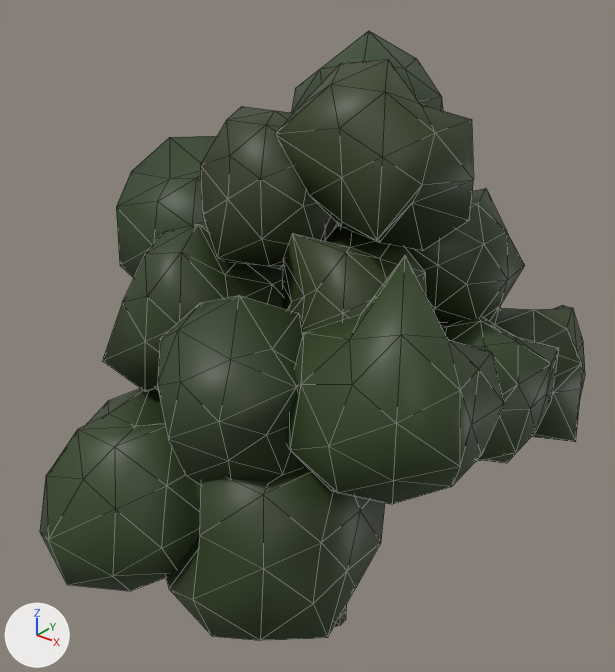
The glTF model Data/Buttertubs/Trees/SM_TreeFar_sycamore_3.glb as it was, and as the next commit left it.
Camera for both pictures: a camera (50 mm lens) standing at (10.21, -13.74, 15.28) and looking at (-0.23, -0.69, 7.2). The lights are fixed; the arrows at lower left show +X, +Y and +Z. The first picture is the older version. Mesh edges are drawn as thin lines. Vertices at exactly the same position are counted once.

In view in the first picture: 'SM_TreeFar_sycamore_3'.
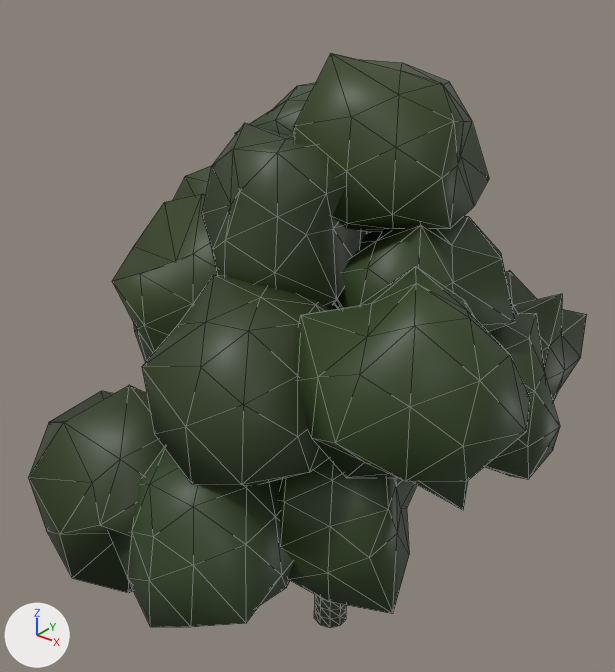
Edits to the bpy script that builds the scene:
```text
Change me_sm_treefar_sycamore_3:
    used by ob_sm_treefar_sycamore_3; location = (0.0, 0.0, 0.0)
    remove me_sm_treefar_sycamore_3.from_pydata(...)  # 1455 vertices, 2727 faces; spans x -5.63..5.49, y -7.01..4.79, z -1.2..13.35
    add me_sm_treefar_sycamore_3.from_pydata(...)  # 1649 vertices, 3102 faces; spans x -5.42..5.87, y -6.7..4.72, z -1.2..13.24
    me_sm_treefar_sycamore_3 part 1: the loose piece of 42 vertices spanning x 1.51..4.75, y -1.35..1.75, z 5.14..8.33 is rebuilt with 42 vertices and now spans x 1.34..5.21, y -1.86..1.8, z 4.75..8.4
    me_sm_treefar_sycamore_3 part 2: the loose piece of 42 vertices spanning x 1.62..5.49, y -5.06..-1.56, z 6.24..10.69 is rebuilt with 42 vertices and now spans x 1.79..5.87, y -5.0..-1.24, z 6.32..10.17
    me_sm_treefar_sycamore_3 part 3: the loose piece of 42 vertices spanning x -0.59..3.31, y -6.14..-1.64, z 2.59..7.07 is rebuilt with 42 vertices and now spans x -1.11..2.88, y -6.56..-3.19, z 3.27..6.87
    me_sm_treefar_sycamore_3 part 4: the loose piece of 42 vertices spanning x -0.18..3.21, y -3.04..0.26, z 7.21..10.35 is rebuilt with 42 vertices and now spans x 0.32..4.26, y -2.2..1.51, z 7.06..10.51
    me_sm_treefar_sycamore_3 part 5: the loose piece of 42 vertices spanning x -1.16..2.71, y -5.76..-1.99, z 5.86..9.52 is rebuilt with 42 vertices and now spans x -0.69..2.99, y -5.57..-1.81, z 5.99..9.59
    me_sm_treefar_sycamore_3 part 6: the loose piece of 42 vertices spanning x 1.88..4.97, y 1.05..4.51, z 4.46..7.65 is rebuilt with 42 vertices and now spans x 1.31..4.22, y 1.16..4.68, z 4.73..8.09
    me_sm_treefar_sycamore_3 part 7: the loose piece of 42 vertices spanning x -0.2..3.47, y -2.63..1.07, z 9.74..13.14 is rebuilt with 42 vertices and now spans x -0.14..3.14, y -1.99..2.13, z 9.53..13.24
    me_sm_treefar_sycamore_3 part 8: the loose piece of 42 vertices spanning x -3.24..0.75, y -7.01..-2.98, z 3.11..7.0 is rebuilt with 42 vertices and now spans x -3.25..0.62, y -6.7..-2.72, z 3.29..7.36
    me_sm_treefar_sycamore_3 part 9: the loose piece of 42 vertices spanning x -1.75..1.78, y -0.72..3.15, z 9.24..13.35 is rebuilt with 42 vertices and now spans x -2.57..0.91, y -0.95..2.71, z 8.96..12.28
    me_sm_treefar_sycamore_3 part 10: the loose piece of 42 vertices spanning x -5.09..-0.68, y -2.4..1.62, z 7.14..10.91 is rebuilt with 42 vertices and now spans x -5.27..-1.26, y -1.12..2.42, z 5.98..10.41
    me_sm_treefar_sycamore_3 part 11: the loose piece of 42 vertices spanning x -2.63..1.0, y -2.98..0.23, z 9.14..12.07 is rebuilt with 42 vertices and now spans x -1.54..1.78, y -3.5..-0.01, z 8.07..11.86
    me_sm_treefar_sycamore_3 part 12: the loose piece of 42 vertices spanning x -3.78..0.25, y -4.31..-0.58, z 6.13..9.94 is rebuilt with 42 vertices and now spans x -3.55..0.1, y -3.91..0.34, z 6.19..10.43
    me_sm_treefar_sycamore_3 part 13: 585 vertices removed from x -3.98..3.43, y -3.05..3.13, z 2.07..10.33; 856 vertices added at x -3.71..4.18, y -4.67..3.47, z 1.49..9.17
    other edits to the shape of me_sm_treefar_sycamore_3 do not show in these pictures
```

Boxes [x1, y1, x2, y2] around the edits, measured in the pictures (615 x 672 px; the box of a moved part takes in the faces that stretch with it):
'SM_TreeFar_sycamore_3', reshaped
    before: [40, 31, 585, 641]
    after: [29, 53, 587, 628]
part 1 of me_sm_treefar_sycamore_3, rebuilt
    before: [440, 316, 559, 463]
    after: [485, 313, 560, 479]
part 2 of me_sm_treefar_sycamore_3, rebuilt (7% wider)
    before: [286, 256, 504, 504]
    after: [297, 266, 530, 510]
part 3 of me_sm_treefar_sycamore_3, rebuilt
    before: [165, 465, 385, 641]
    after: [108, 447, 293, 627]
part 4 of me_sm_treefar_sycamore_3, rebuilt
    before: [282, 224, 426, 332]
    after: [335, 216, 515, 332]
part 5 of me_sm_treefar_sycamore_3, rebuilt
    before: [157, 295, 305, 485]
    after: [142, 275, 338, 486]
part 6 of me_sm_treefar_sycamore_3, rebuilt
    before: [490, 305, 585, 442]
    after: [505, 270, 587, 402]
part 7 of me_sm_treefar_sycamore_3, rebuilt (6% shorter)
    before: [275, 59, 474, 251]
    after: [294, 53, 489, 233]
part 8 of me_sm_treefar_sycamore_3, rebuilt
    before: [40, 388, 201, 591]
    after: [29, 385, 164, 593]
part 9 of me_sm_treefar_sycamore_3, rebuilt
    before: [291, 31, 443, 113]
    after: [235, 82, 370, 233]
part 10 of me_sm_treefar_sycamore_3, rebuilt
    before: [116, 136, 281, 278]
    after: [173, 165, 212, 200]
part 11 of me_sm_treefar_sycamore_3, rebuilt
    before: [200, 106, 337, 266]
    after: [202, 123, 367, 306]
part 12 of me_sm_treefar_sycamore_3, rebuilt
    before: [102, 224, 283, 391]
    after: [112, 194, 218, 362]
part 13 of me_sm_treefar_sycamore_3, moved or reshaped
    before: [280, 188, 525, 323]
    after: [279, 459, 417, 614]
